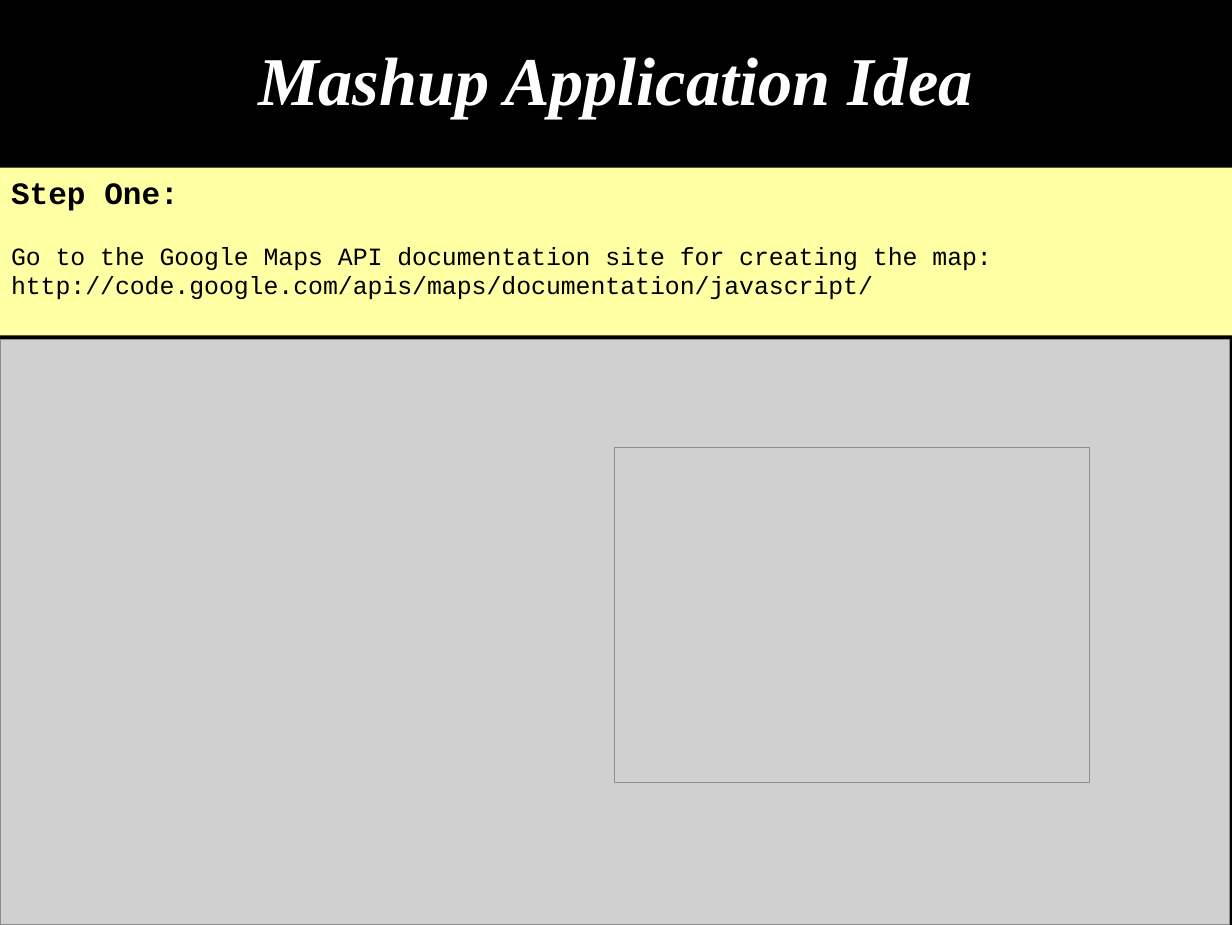
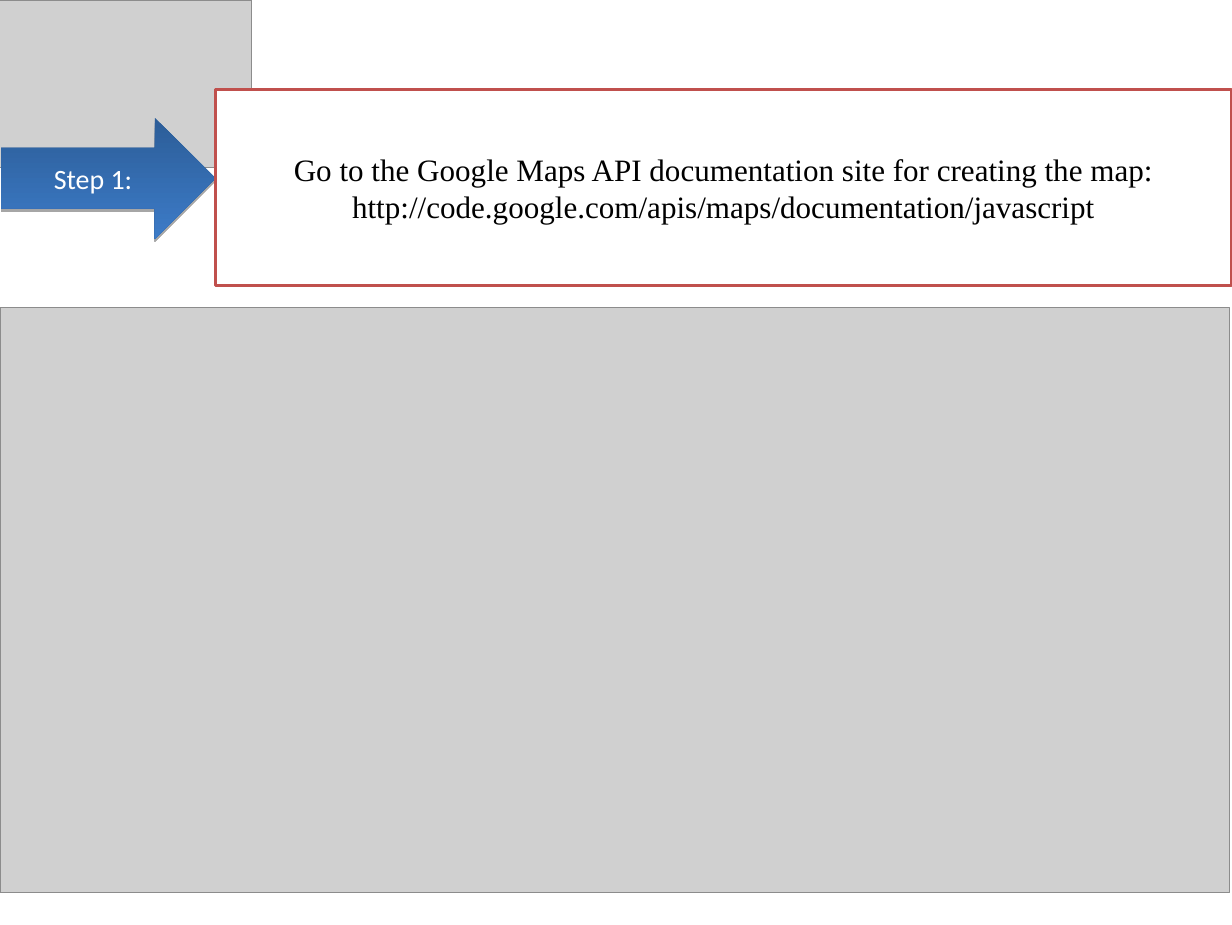
Before and after one commit to demo007/mashups4jsf, a slide deck: slide 26 of overview-architecture/JavaOne-2010/S314070_BURNS_SALEH_MASHUPS.odp (slide 23 before the commit). Drawn at 1232x925 pixels with LibreOffice and Linux fonts; fonts in the diff are those of the drawing; grey boxes stand for pictures. Boxes give left, top, right and bottom in pixels: in the first picture for what was removed or moved away, otherwise in the second. Text is boxed around its words. In the diff, an @@ line names an element or a change of style, - is before the commit and + after.

Commit message:
modifying the styles.

```diff
--- a/overview-architecture/JavaOne-2010/S314070_BURNS_SALEH_MASHUPS.odp
+++ b/overview-architecture/JavaOne-2010/S314070_BURNS_SALEH_MASHUPS.odp
@@ background #000000 to #FFFFFF @@
@@ picture: place and size @@
-picture at [615, 447, 1090, 783]
+picture at [0, 0, 252, 168]
@@ title removed at [61, 1, 1171, 155] @@
-Mashup Application Idea
@@ rectangle "Go to the Google Maps ...": place and size @@
-rectangle "Go to the Google Maps ..." at [0, 168, 1232, 335]
+rectangle "Go to the Google Maps ..." at [216, 89, 1232, 285]
@@ rectangle "Go to the Google Maps ..." at [216, 89, 1232, 285]: vertical alignment top to middle; fill #FFFFA3 to #FFFFFF; outline none to #C0504D 2.01 pt @@
@@ freeform shape added at [1, 117, 216, 238], fill gradient #2C5D98 to #3C7BC7, 18 pt, text #FFFFFF @@
+Step 1:
@@ text in rectangle at [294, 159, 1152, 187]: size 16 to 20 pt, font Courier New to Times New Roman in "Go to the Google Maps API documentation ..."; alignment left to centre @@
@@ text in rectangle at [11, 183, 179, 211]: paragraph removed @@
-Step One:
@@ text in rectangle at [352, 196, 1094, 224]: text changed; size 16 to 20 pt; font Courier New to Times New Roman @@
-http://code.google.com/apis/maps/documentation/javascript/
+http://code.google.com/apis/maps/documentation/javascript
@@ picture: place and size @@
-picture at [0, 340, 1230, 925]
+picture at [0, 307, 1230, 892]
```
Also in this commit, not shown: 8 other slides changed, 5 slides added, 1 slide removed.
